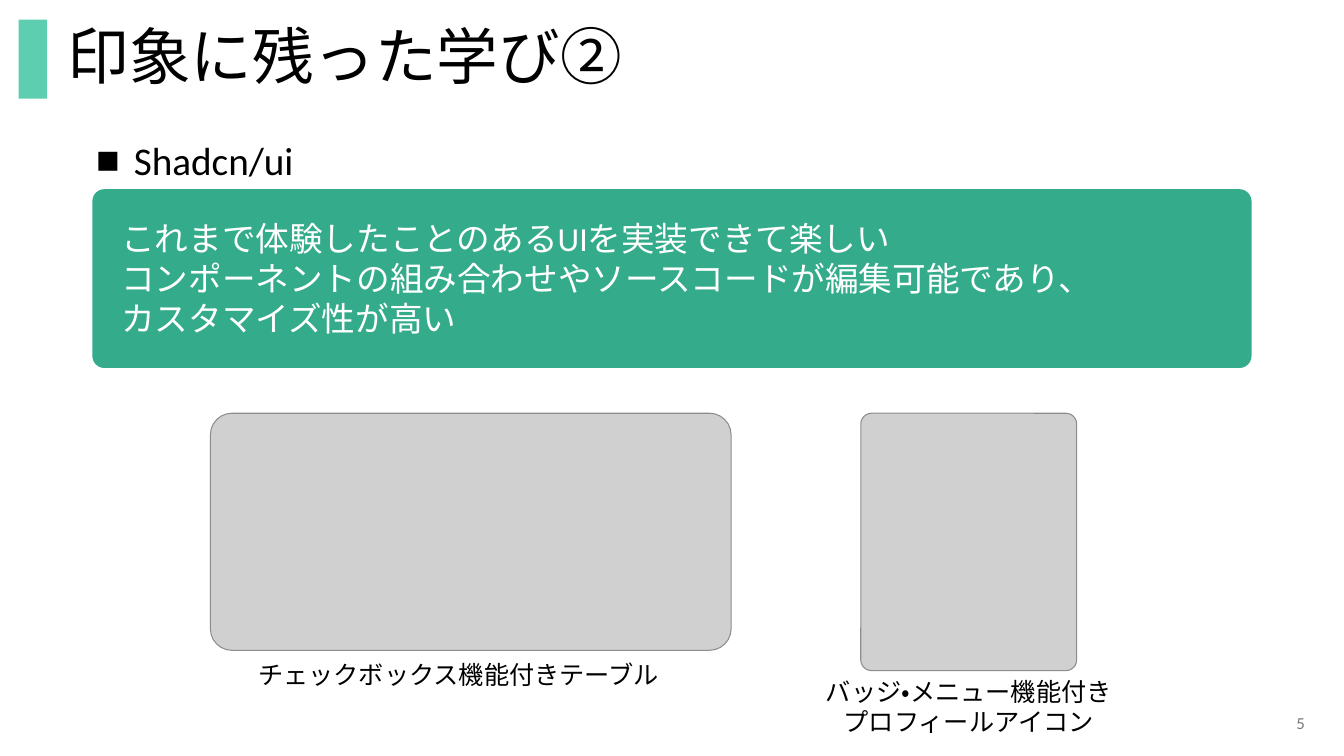
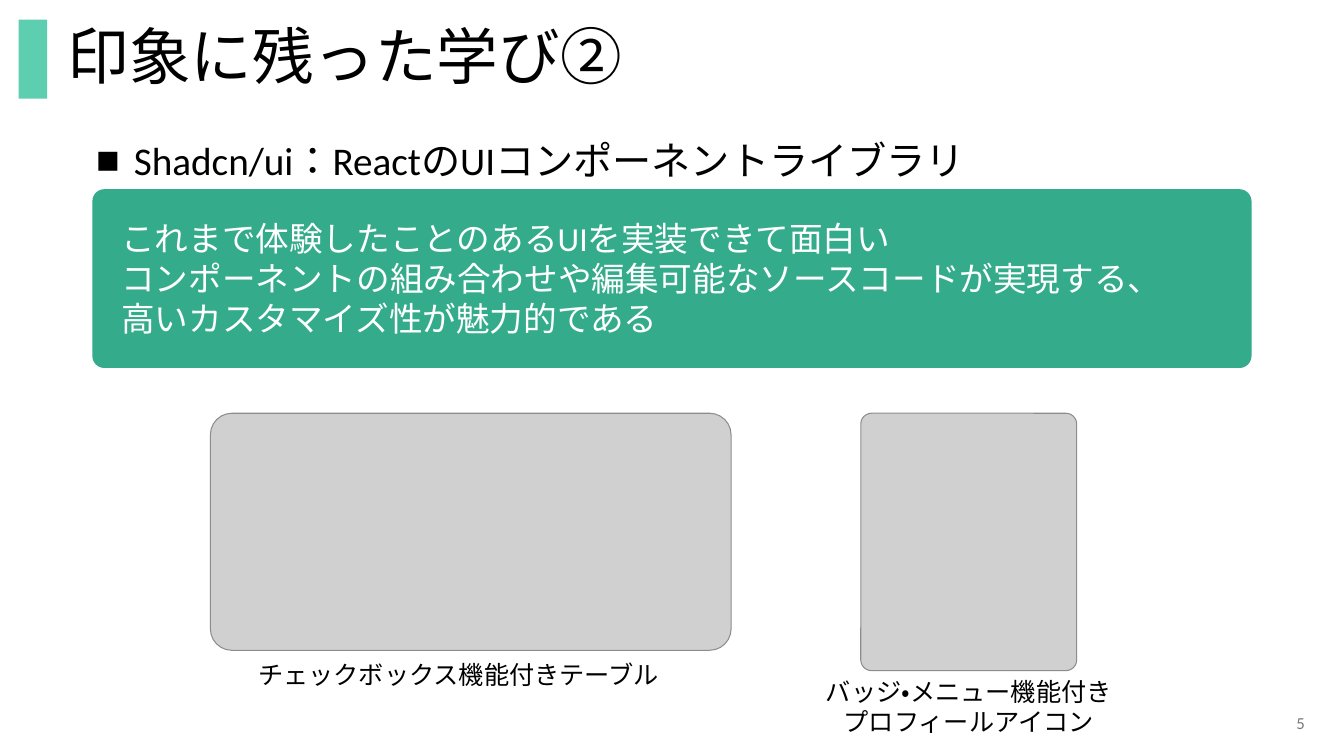
Before and after one commit to Keiichiro-Murayama/LibraryAPI, a slide deck: slide 5 of Docs/6月月次報告_WEMEX_村山.pptx. Drawn at 1344x756 pixels with LibreOffice and Linux fonts; fonts in the diff are those of the drawing; grey boxes stand for pictures. Boxes give left, top, right and bottom in pixels: in the first picture for what was removed or moved away, otherwise in the second. Text is boxed around its words. In the diff, an @@ line names an element or a change of style, - is before the commit and + after.

Commit message:
Add PPTX

```diff
--- a/Docs/6月月次報告_WEMEX_村山.pptx
+++ b/Docs/6月月次報告_WEMEX_村山.pptx
@@ text at [134, 142, 965, 177]: text changed @@
-■ Shadcn/ui
+■ Shadcn/ui：ReactのUIコンポーネントライブラリ
@@ text at [121, 222, 1161, 334]: text changed @@
-これまで体験したことのあるUIを実装できて楽しい
-コンポーネントの組み合わせやソースコードが編集可能であり、
-カスタマイズ性が高い
+これまで体験したことのあるUIを実装できて面白い
+コンポーネントの組み合わせや編集可能なソースコードが実現する、
+高いカスタマイズ性が魅力的である
```
Also in this commit, not shown: 5 other slides changed.
